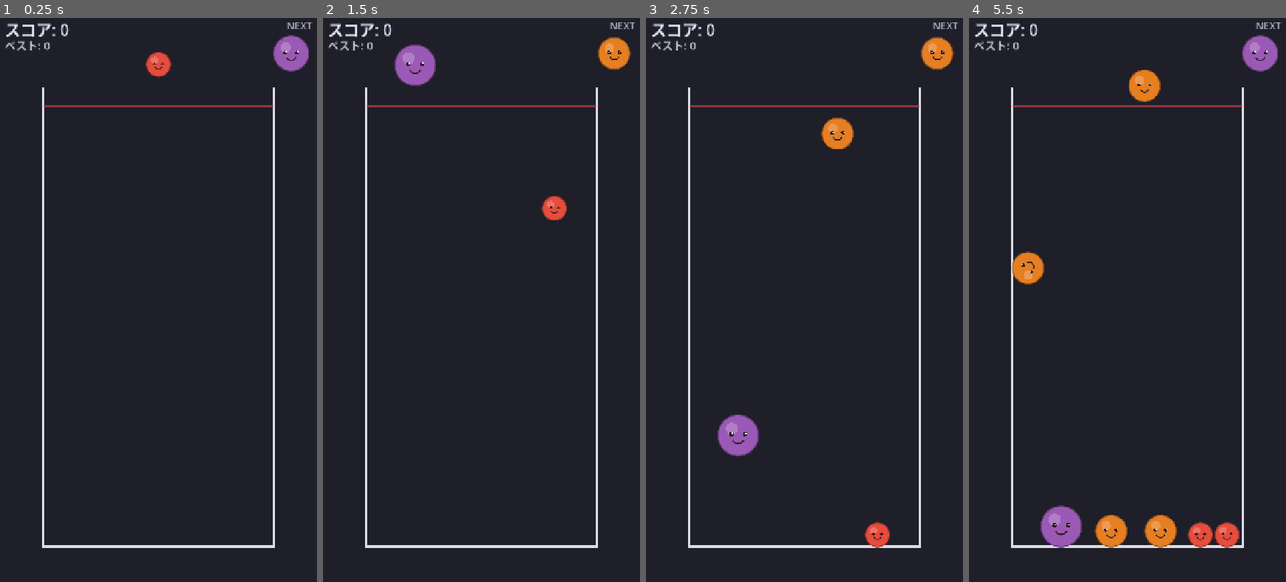
Above: before the commit, frames 1-4 (left to right).
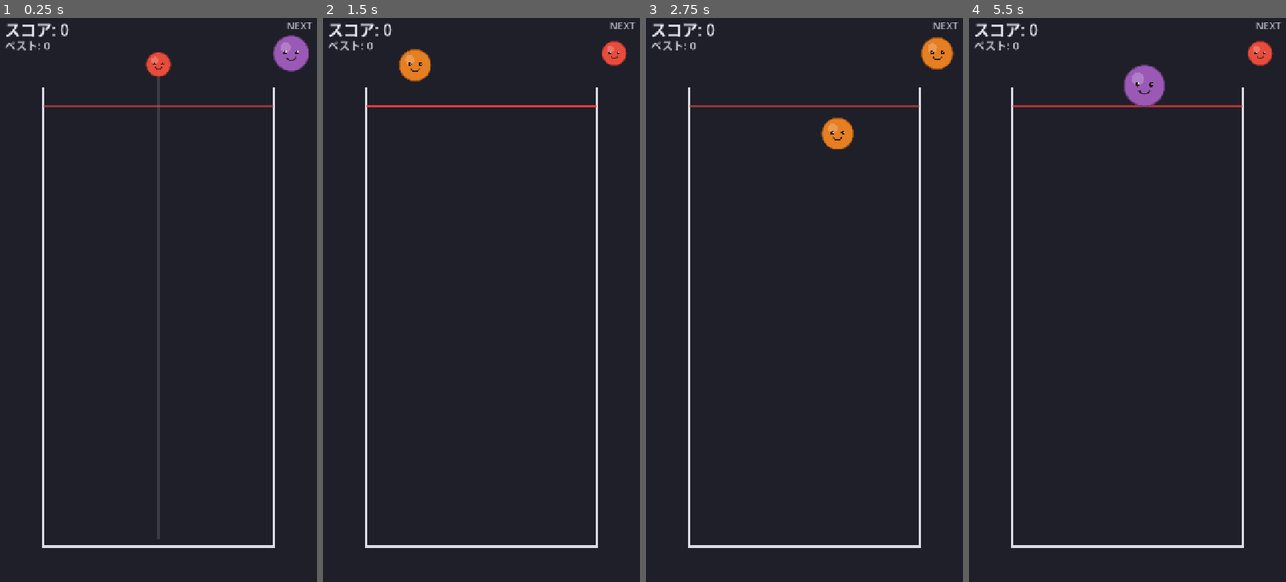
Above: after the commit, the same moments.

Repository: lalalalasuke-jpg/suika-game
Game: Godot game, scene res://scenes/main.tscn
Two runs of this game, one before a commit and one after it. Both use one fixed random seed, a clock stepped at 60 frames per second and the inputs below.
Inputs (mouse positions are in pixels of both pictures, inside the frame that each line leads up to):
- Up to frame 1 (0.25 s): no input
- Up to frame 2 (1.5 s): tap Enter at 0.5 s; move the mouse to (554, 277) at 0.52 s; tap R at 0.6, 1.35 s; click (554, 277) at 0.67 s; move the mouse to (414, 333) at 1.27 s; click (414, 333) at 1.42 s
- Up to frame 3 (2.75 s): move the mouse to (836, 175) at 2.02 s; tap R at 2.1 s; click (836, 175) at 2.17 s
- Up to frame 4 (5.5 s): move the mouse to (1111, 424) at 2.77 s; tap R every 0.75 s from 2.85 to 5.1 s; click (1111, 424) at 2.92 s; move the mouse to (1225, 390) at 3.52 s; click (1225, 390) at 3.67 s; move the mouse to (1029, 215) at 4.27 s; click (1029, 215) at 4.42 s; move the mouse to (1143, 305) at 5.02 s; click (1143, 305) at 5.17 s

The runs differ from the first frame. In frame 1, 0.8% of the frame differs, in the area x 49-51%, y 10-93%; in frame 2, 1.8%; in frame 3, 1.0%; in frame 4, 4.3%, in the area x 13-98%, y 3-94%.

Commit message:
スイカゲーム: ちょい足し5種
- 落下ガイド線（DropGuide の Line2D を毎フレーム更新）
- 危険ライン点滅（超過中のみ赤くフラッシュ）
- 合体で画面シェイク（Main.position を数フレーム揺らす／HUDは不動）
- R キーでいつでもリスタート
- コンボ（COMBO_WINDOW 内の連続合体で加点倍率、"コンボ xN!" ポップ）

Co-Authored-By: Claude Sonnet 5 <noreply@anthropic.com>

Diff:
--- a/scenes/main.gd
+++ b/scenes/main.gd
@@ -19,6 +19,8 @@
 const GAME_OVER_DELAY := 1.5
 ## ハイスコアの保存先（user:// は OS ごとのアプリ専用フォルダ）
 const SAVE_PATH := "user://suika_save.cfg"
+## 前の合体からこの秒数以内に次が合体したらコンボ継続
+const COMBO_WINDOW := 1.2
 
 var current_fruit: Fruit = null
 var can_drop := true
@@ -28,10 +30,17 @@
 var game_over := false
 # 果物がラインを超えている状態が続いている時間
 var danger_time := 0.0
+# 画面シェイクの残り強さ（ピクセル）
+var shake := 0.0
+# コンボ
+var combo := 0
+var last_merge_sec := -999.0
 
 @onready var score_label: Label = $HUD/ScoreLabel
 @onready var best_label: Label = $HUD/BestLabel
 @onready var next_preview: PreviewIcon = $HUD/NextPreview
+@onready var danger_line: Line2D = $GameOverLine
+@onready var drop_guide: Line2D = $DropGuide
 @onready var game_over_panel: Control = $HUD/GameOverPanel
 @onready var final_score_label: Label = $HUD/GameOverPanel/FinalScore
 @onready var go_best_label: Label = $HUD/GameOverPanel/BestLine
@@ -46,12 +55,51 @@
 
 
 func _process(delta: float) -> void:
+	_update_shake(delta)
 	if game_over:
 		return
 	if current_fruit != null:
 		var r := current_fruit.radius
 		current_fruit.position.x = clampf(get_global_mouse_position().x, BIN_LEFT + r, BIN_RIGHT - r)
+	_update_drop_guide()
 	_check_game_over(delta)
+	_update_danger_line()
+
+
+# 落下ガイド線：持っている果物の真下へ薄い縦線
+func _update_drop_guide() -> void:
+	if current_fruit == null:
+		drop_guide.visible = false
+		return
+	var x := current_fruit.position.x
+	drop_guide.visible = true
+	drop_guide.points = PackedVector2Array([
+		Vector2(x, DROP_Y + current_fruit.radius),
+		Vector2(x, 1150.0),
+	])
+
+
+func _update_shake(delta: float) -> void:
+	if shake > 0.0:
+		shake = maxf(0.0, shake - delta * 45.0)
+		position = Vector2(randf_range(-shake, shake), randf_range(-shake, shake))
+	elif position != Vector2.ZERO:
+		position = Vector2.ZERO
+
+
+func _add_shake(amount: float) -> void:
+	shake = minf(16.0, maxf(shake, amount))
+
+
+# 危険ライン：果物が線を超えている間だけチカチカさせる
+func _update_danger_line() -> void:
+	if danger_time > 0.0:
+		var a := 0.35 + 0.55 * absf(sin(Time.get_ticks_msec() * 0.013))
+		danger_line.default_color = Color(1, 0.25, 0.25, a)
+		danger_line.width = 5.0
+	else:
+		danger_line.default_color = Color(0.9, 0.3, 0.3, 0.55)
+		danger_line.width = 3.0
 
 
 func _unhandled_input(event: InputEvent) -> void:
@@ -60,6 +108,8 @@
 			get_tree().reload_current_scene()  # シーンを丸ごと読み直して最初から
 		else:
 			_drop()
+	elif event is InputEventKey and event.pressed and not event.echo and event.keycode == KEY_R:
+		get_tree().reload_current_scene()  # R でいつでもやり直し
 
 
 func _drop() -> void:
@@ -108,8 +158,16 @@
 	var new_rank: int = a.rank + 1
 	var pos: Vector2 = (a.global_position + b.global_position) * 0.5
 
-	score += (new_rank + 1) * 10
+	# コンボ判定：前の合体から COMBO_WINDOW 秒以内なら継続
+	var now := Time.get_ticks_msec() / 1000.0
+	combo = combo + 1 if now - last_merge_sec <= COMBO_WINDOW else 1
+	last_merge_sec = now
+
+	var gained := (new_rank + 1) * 10 * combo
+	score += gained
 	_update_score()
+	if combo >= 2:
+		_popup_text(pos, "コンボ x%d!" % combo)
 
 	a.queue_free()
 	b.queue_free()
@@ -119,9 +177,25 @@
 	f.global_position = pos
 	f.pop_in()
 
-	# 演出：はじけるパーティクル ＋ 効果音（ランクが上がるほど高い音）
+	# 演出：パーティクル ＋ 効果音（ランクが上がるほど高い音）＋ 画面シェイク
 	_spawn_pop_fx(pos, Fruit.COLORS[new_rank])
 	_play_sfx(SFX_POP, 1.0 + new_rank * 0.05)
+	_add_shake(2.0 + new_rank * 1.3)
+
+
+# 合体位置から上へ流れて消えるテキスト（コンボ表示用）
+func _popup_text(pos: Vector2, text: String) -> void:
+	var l := Label.new()
+	l.text = text
+	l.position = pos - Vector2(70, 24)
+	l.z_index = 50
+	l.add_theme_font_size_override("font_size", 34)
+	l.add_theme_color_override("font_color", Color(1, 0.95, 0.4))
+	add_child(l)
+	var t := create_tween().set_parallel(true)
+	t.tween_property(l, "position:y", l.position.y - 72.0, 0.7)
+	t.tween_property(l, "modulate:a", 0.0, 0.7)
+	t.chain().tween_callback(l.queue_free)
 
 
 # 合体位置に一瞬だけ弾ける粒を出す
@@ -188,6 +262,9 @@
 	if current_fruit != null:
 		current_fruit.queue_free()
 		current_fruit = null
+	danger_time = 0.0
+	_update_danger_line()  # 危険ラインを通常色に戻す
+	drop_guide.visible = false
 
 
 func _update_score() -> void:
--- a/scenes/main.tscn
+++ b/scenes/main.tscn
@@ -17,6 +17,12 @@
 offset_bottom = 1280.0
 mouse_filter = 2
 color = Color(0.121569, 0.121569, 0.160784, 1)
+
+[node name="DropGuide" type="Line2D" parent="."]
+visible = false
+points = PackedVector2Array(360, 150, 360, 1150)
+width = 3.0
+default_color = Color(1, 1, 1, 0.13)
 
 [node name="Bin" type="StaticBody2D" parent="."]
 
